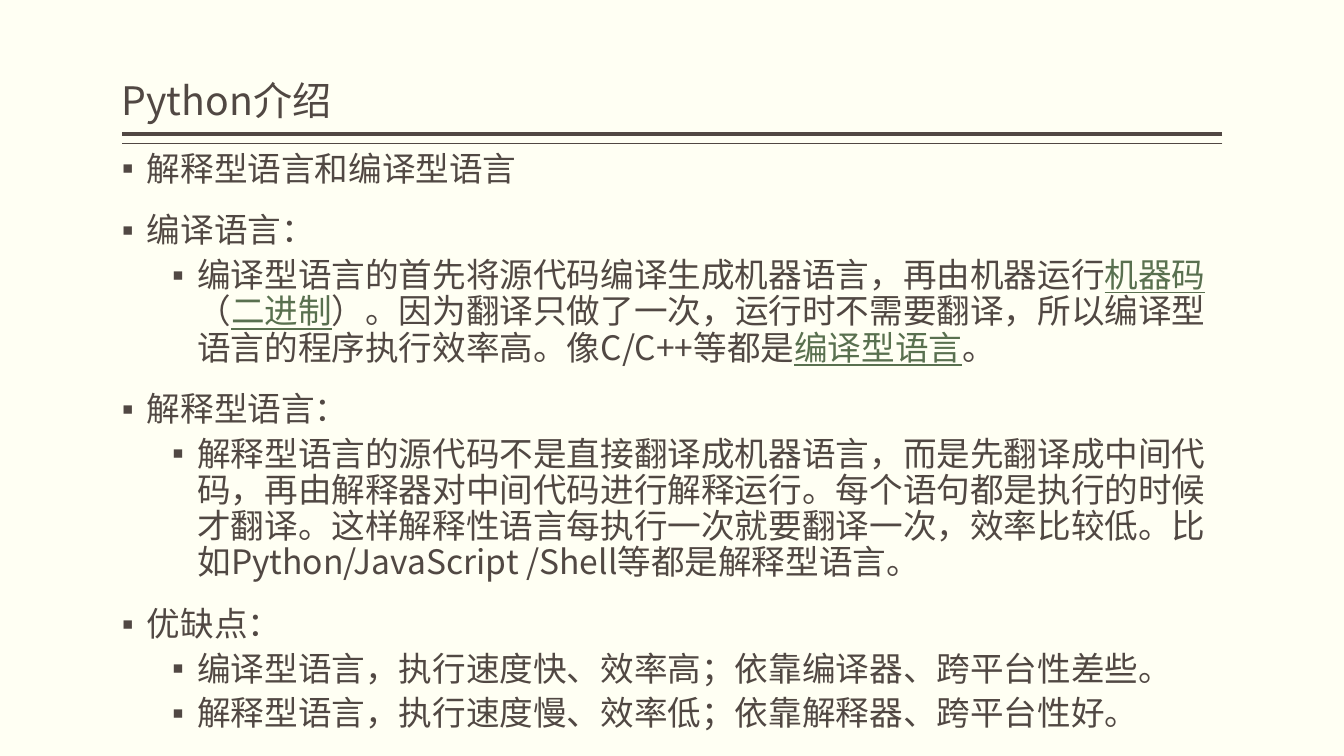
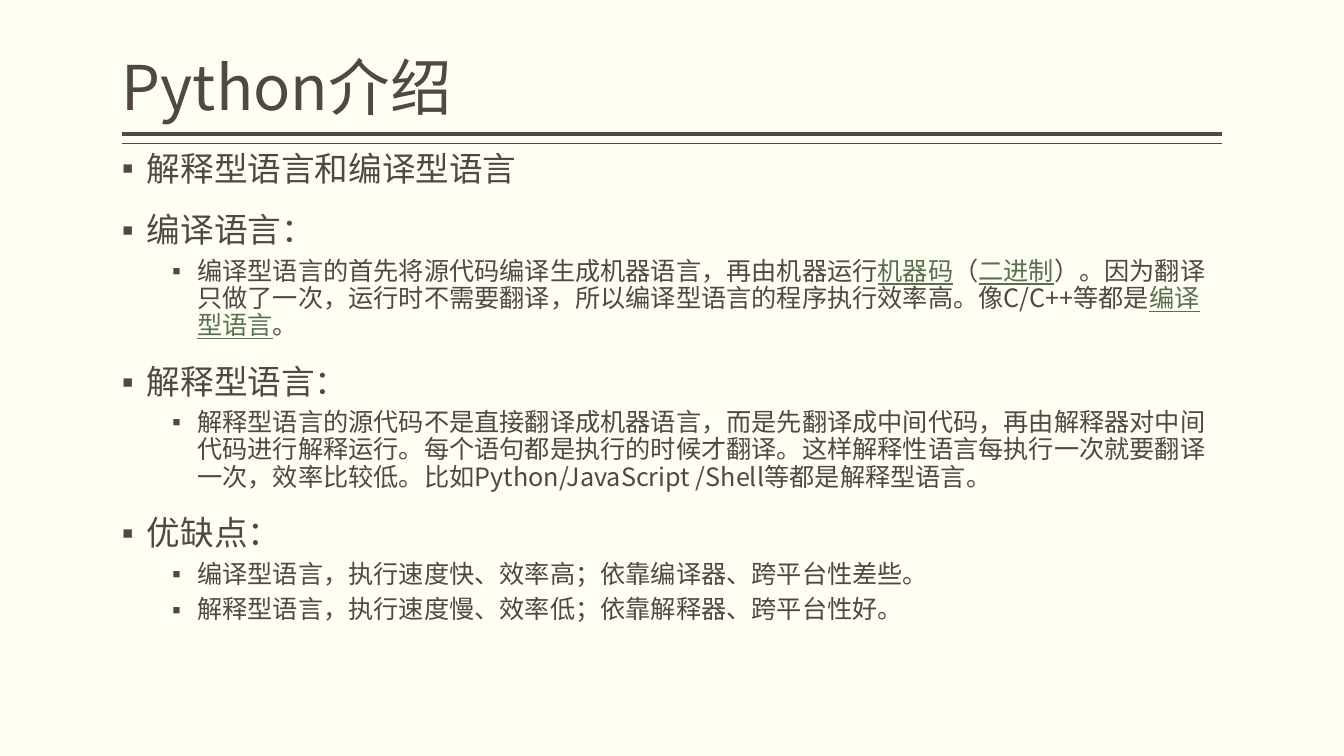
Before and after one commit to just997/project, a slide deck: slide 3 of python学习ppt/Python初识和环境配置.pptx. Drawn at 1344x756 pixels with LibreOffice and Linux fonts; fonts in the diff are those of the drawing. Boxes give left, top, right and bottom in pixels: in the first picture for what was removed or moved away, otherwise in the second. Text is boxed around its words. In the diff, an @@ line names an element or a change of style, - is before the commit and + after.

```diff
--- a/python学习ppt/Python初识和环境配置.pptx
+++ b/python学习ppt/Python初识和环境配置.pptx
@@ title "Python介绍" at (x1=122, y1=58, x2=452, y2=125): size 28 to 44 pt @@
@@ text at (x1=197, y1=258, x2=1205, y2=622): size 24 to 18 pt @@
```
Also in this commit, not shown: 6 other slides changed.
